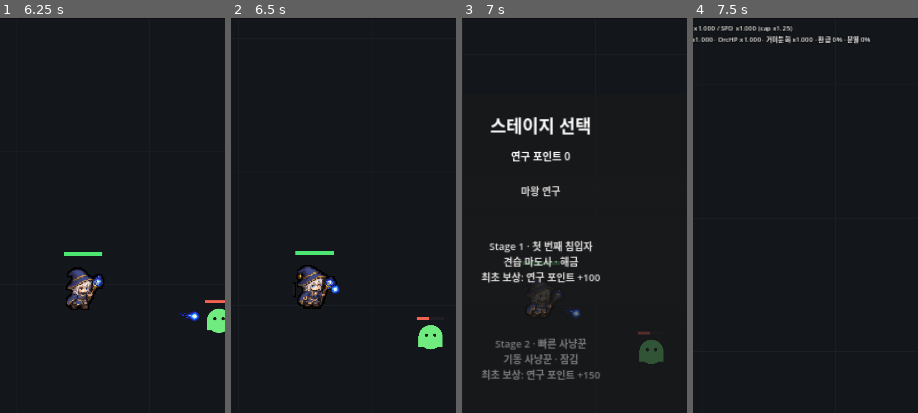
Above: before the commit, frames 1-4 (left to right).
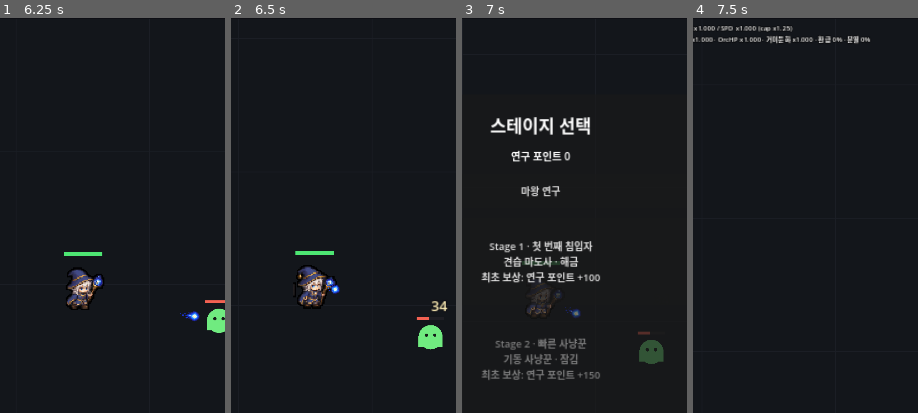
Above: after the commit, the same moments.

Repository: MinSung0732/Again-Hero-
Game: Godot game, scene res://src/main/Main.tscn
The game is run twice, just before and just after one commit, with the same random seed, the same clock (stepped at 60 frames per second) and the same inputs.
Inputs:
- Up to frame 1 (6.25 s): click "스테이지" at 0.5 s; click "마왕 연구" at 1.25 s; click "스테이지 메뉴로" at 2 s; click "닫기" at 2.75 s; click "자동 배치" at 3.5 s; click "수동 배치" at 4.25 s; click "슬라임 비용 3.0" at 5 s; click "거미 비용 7.0" at 5.75 s
- Up to frame 2 (6.5 s): no input
- Up to frame 3 (7 s): click "스테이지" at 6.5 s
- Up to frame 4 (7.5 s): click "Stage 1 · 첫 번째 침입자 견습 마도사 · 해…" at 7.25 s
The pictures show only the part of the screen within x 32-82%, y 13-63%; the shares and areas given below are measured in that part.

Frame 1 is identical in both runs. In frame 2, 0.1% of the frame differs, in the area x 88-97%, y 71-75%; in frame 3, less than 0.1%; in frame 4, nothing differs.
Error in both runs: Invalid call to function 'get_name' in base 'GDScript'. Expected 0 arguments. (res://src/battle/battle.gd:516)

Commit message:
feat: show integer damage numbers in combat

Diff:
--- a/src/hero/hero.gd
+++ b/src/hero/hero.gd
@@ -11,6 +11,7 @@
 const PROJECTILE_SCENE := preload("res://src/hero/HeroProjectile.tscn")
 const MONSTER_CATALOG := preload("res://src/data/monster_catalog.gd")
 const STATUS_EFFECT_CATALOG := preload("res://src/data/status_effect_catalog.gd")
+const DAMAGE_NUMBERS := preload("res://src/ui/damage_number_spawner.gd")
 const STAGE1_FRAME_SIZE := Vector2(64, 64)
 
 const APPROACH_DISTANCE_RATIO := 0.86
@@ -875,7 +876,11 @@
 	if current_hp <= 0 or is_dying:
 		return
 
+	var previous_hp := current_hp
 	current_hp = maxi(current_hp - amount, 0)
+	var applied_damage := previous_hp - current_hp
+	DAMAGE_NUMBERS.show(self, applied_damage)
+
 	hit_flash_timer = 0.12
 	hit_pose_timer = 0.23
 	_restart_stage1_animation("hit")
--- a/src/monsters/orc.gd
+++ b/src/monsters/orc.gd
@@ -1,4 +1,6 @@
 extends CharacterBody2D
+
+const DAMAGE_NUMBERS := preload("res://src/ui/damage_number_spawner.gd")
 
 signal died
 
@@ -54,7 +56,10 @@
 	if current_hp <= 0:
 		return
 
+	var previous_hp := current_hp
 	current_hp = maxi(current_hp - amount, 0)
+	var applied_damage := previous_hp - current_hp
+	DAMAGE_NUMBERS.show(self, applied_damage)
 	hit_flash_timer = 0.12
 	queue_redraw()
 
--- a/src/monsters/slime.gd
+++ b/src/monsters/slime.gd
@@ -1,4 +1,6 @@
 extends CharacterBody2D
+
+const DAMAGE_NUMBERS := preload("res://src/ui/damage_number_spawner.gd")
 
 signal died
 
@@ -54,7 +56,10 @@
 	if current_hp <= 0:
 		return
 
+	var previous_hp := current_hp
 	current_hp = maxi(current_hp - amount, 0)
+	var applied_damage := previous_hp - current_hp
+	DAMAGE_NUMBERS.show(self, applied_damage)
 	hit_flash_timer = 0.10
 	queue_redraw()
 
--- a/src/monsters/spider.gd
+++ b/src/monsters/spider.gd
@@ -1,4 +1,6 @@
 extends CharacterBody2D
+
+const DAMAGE_NUMBERS := preload("res://src/ui/damage_number_spawner.gd")
 
 signal died
 
@@ -58,7 +60,10 @@
 	if current_hp <= 0:
 		return
 
+	var previous_hp := current_hp
 	current_hp = maxi(current_hp - amount, 0)
+	var applied_damage := previous_hp - current_hp
+	DAMAGE_NUMBERS.show(self, applied_damage)
 	hit_flash_timer = 0.10
 	queue_redraw()
 
--- /dev/null
+++ b/src/ui/DamageNumber.tscn
@@ -0,0 +1,21 @@
+[gd_scene load_steps=2 format=3]
+
+[ext_resource type="Script" path="res://src/ui/damage_number.gd" id="1_damage"]
+
+[node name="DamageNumber" type="Node2D"]
+z_index = 100
+script = ExtResource("1_damage")
+
+[node name="Value" type="Label" parent="."]
+offset_left = -72.0
+offset_top = -28.0
+offset_right = 72.0
+offset_bottom = 28.0
+mouse_filter = 2
+theme_override_colors/font_color = Color(1, 0.94, 0.72, 1)
+theme_override_colors/font_outline_color = Color(0.05, 0.04, 0.06, 0.95)
+theme_override_constants/outline_size = 6
+theme_override_font_sizes/font_size = 32
+text = "0"
+horizontal_alignment = 1
+vertical_alignment = 1
--- /dev/null
+++ b/src/ui/damage_number.gd
@@ -0,0 +1,41 @@
+extends Node2D
+
+const LIFETIME := 0.72
+const RISE_DISTANCE := 78.0
+const FADE_START := 0.52
+
+@onready var value_label: Label = $Value
+
+var elapsed: float = 0.0
+var start_position: Vector2 = Vector2.ZERO
+var horizontal_drift: float = 0.0
+
+func setup(amount: int) -> void:
+	value_label.text = str(maxi(amount, 0))
+	start_position = position
+	horizontal_drift = randf_range(-18.0, 18.0)
+	scale = Vector2(0.85, 0.85)
+
+func _process(delta: float) -> void:
+	elapsed += delta
+	var progress := clampf(elapsed / LIFETIME, 0.0, 1.0)
+
+	position = start_position + Vector2(
+		horizontal_drift * progress,
+		-RISE_DISTANCE * progress
+	)
+
+	var pop_scale := 1.0
+	if progress < 0.18:
+		pop_scale = lerpf(0.85, 1.08, progress / 0.18)
+	else:
+		pop_scale = lerpf(1.08, 1.0, (progress - 0.18) / 0.82)
+	scale = Vector2.ONE * pop_scale
+
+	if progress > FADE_START:
+		modulate.a = 1.0 - (
+			(progress - FADE_START) / (1.0 - FADE_START)
+		)
+
+	if elapsed >= LIFETIME:
+		queue_free()
--- /dev/null
+++ b/src/ui/damage_number_spawner.gd
@@ -0,0 +1,22 @@
+extends RefCounted
+class_name DamageNumberSpawner
+
+const DAMAGE_NUMBER_SCENE := preload("res://src/ui/DamageNumber.tscn")
+const WORLD_OFFSET := Vector2(0.0, -56.0)
+
+static func show(target: Node2D, amount: int) -> void:
+	if target == null or not is_instance_valid(target):
+		return
+
+	var displayed_damage := maxi(amount, 0)
+	if displayed_damage <= 0:
+		return
+
+	var parent := target.get_parent()
+	if parent == null:
+		return
+
+	var popup := DAMAGE_NUMBER_SCENE.instantiate() as Node2D
+	parent.add_child(popup)
+	popup.global_position = target.global_position + WORLD_OFFSET
+	popup.call("setup", displayed_damage)
Not shown, changed: CHANGELOG.md
Not shown, changed: docs/ROADMAP.md
